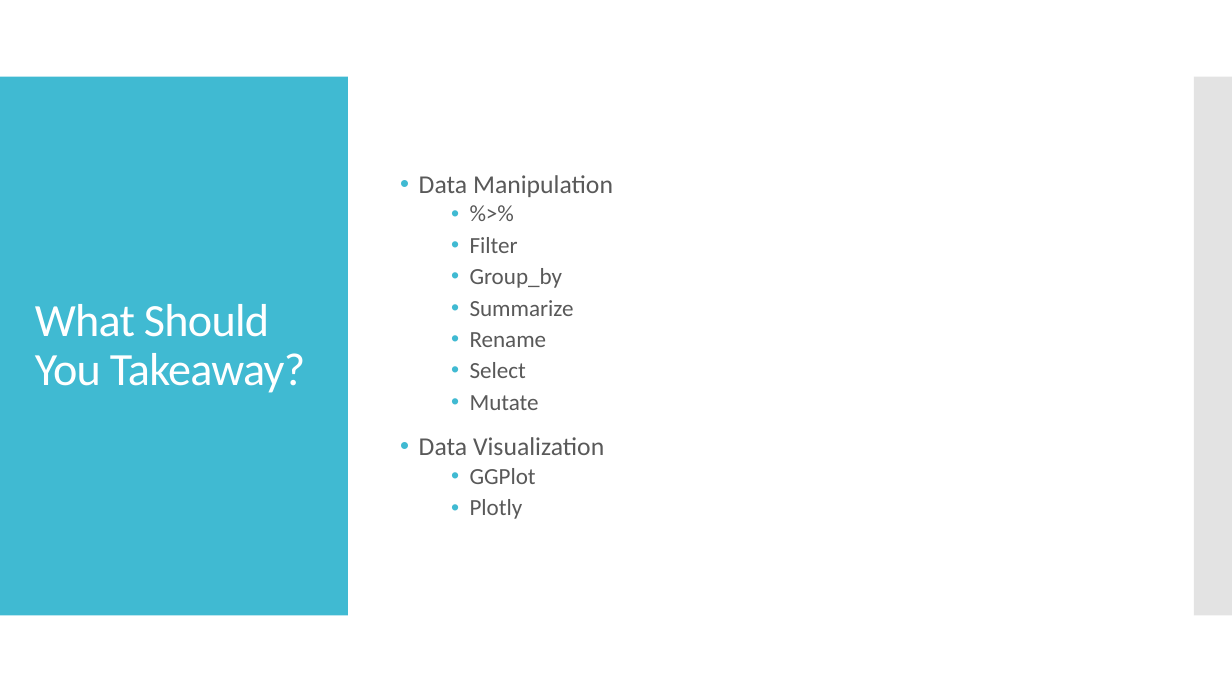
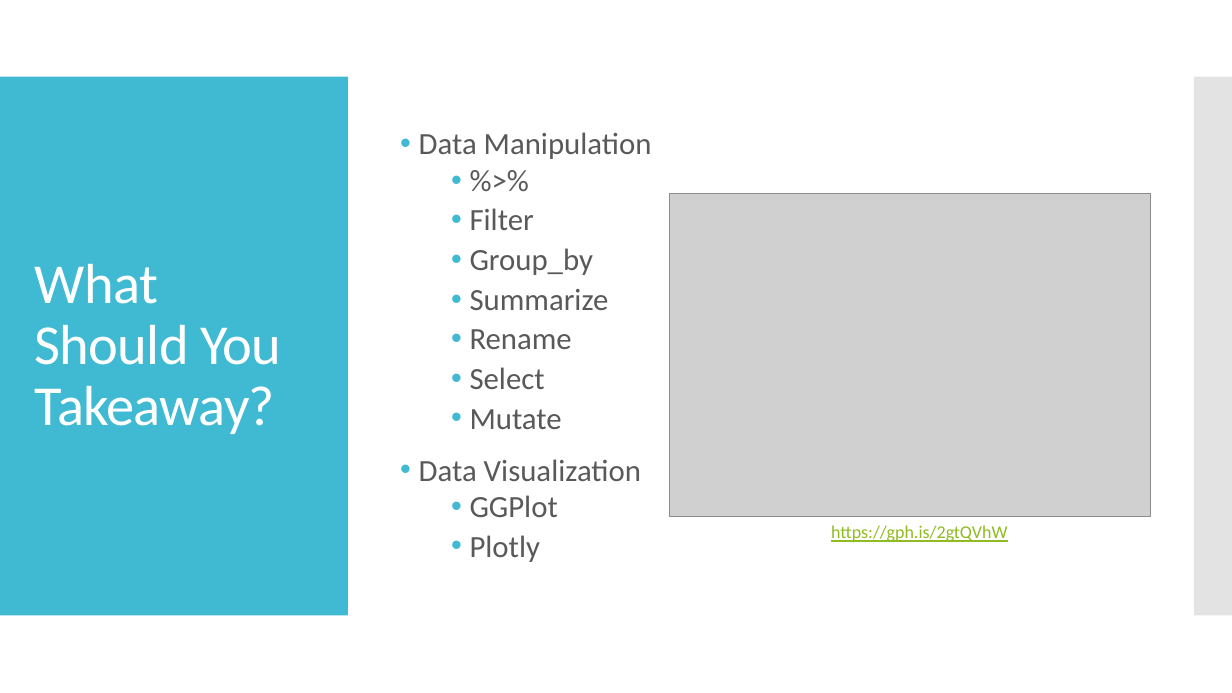
Before and after one commit to kenbraggs/Tidyverse-Workshop, a slide deck: slide 6 of Tidyverse Workshop/Presentation/Tidyverse Presentation.pptx (slide 5 before the commit). Drawn at 1232x693 pixels with LibreOffice and Linux fonts; fonts in the diff are those of the drawing; grey boxes stand for pictures. Boxes give left, top, right and bottom in pixels: in the first picture for what was removed or moved away, otherwise in the second. Text is boxed around its words. In the diff, an @@ line names an element or a change of style, - is before the commit and + after.

```diff
--- a/Tidyverse Workshop/Presentation/Tidyverse Presentation.pptx
+++ b/Tidyverse Workshop/Presentation/Tidyverse Presentation.pptx
@@ text "Data Manipulation" at <box>419,132,652,562</box>: size 20 to 24 pt in "Data Manipulation", "Data Visualization"; size 18 to 24 pt in "%>%", "Filter", "Group_by", "Summarize" and 5 more places @@
@@ title "What Should You Takeaway?" at <box>35,264,281,434</box>: size 36 to 44 pt @@
@@ picture added at <box>670,194,1152,517</box> @@
@@ text added at <box>831,525,1007,542</box>, 14 pt, text #90BB23, underline @@
+https://gph.is/2gtQVhW
```
Also in this commit, not shown: 5 other slides changed, 1 slide added, 1 other file.
